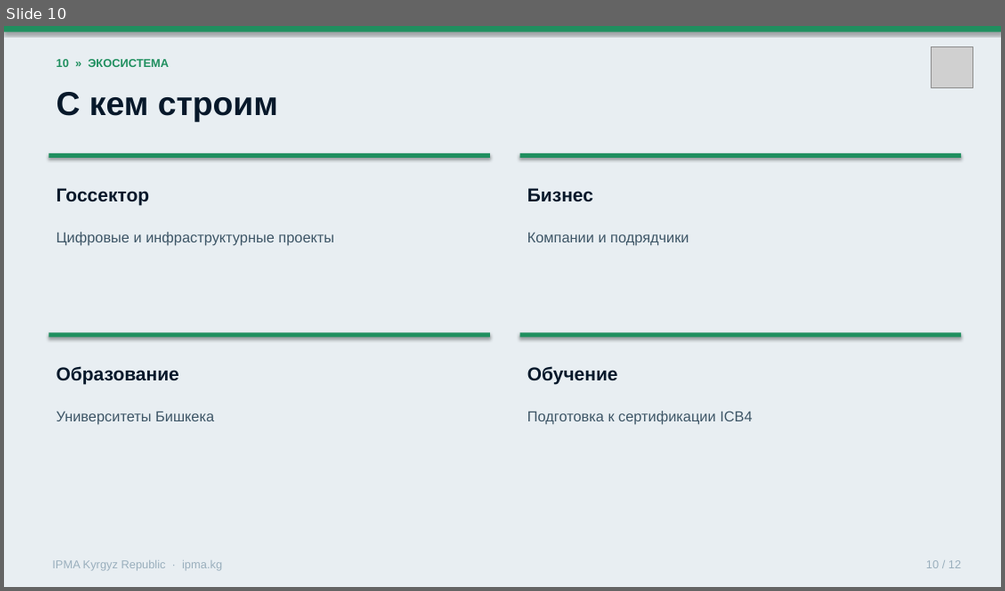
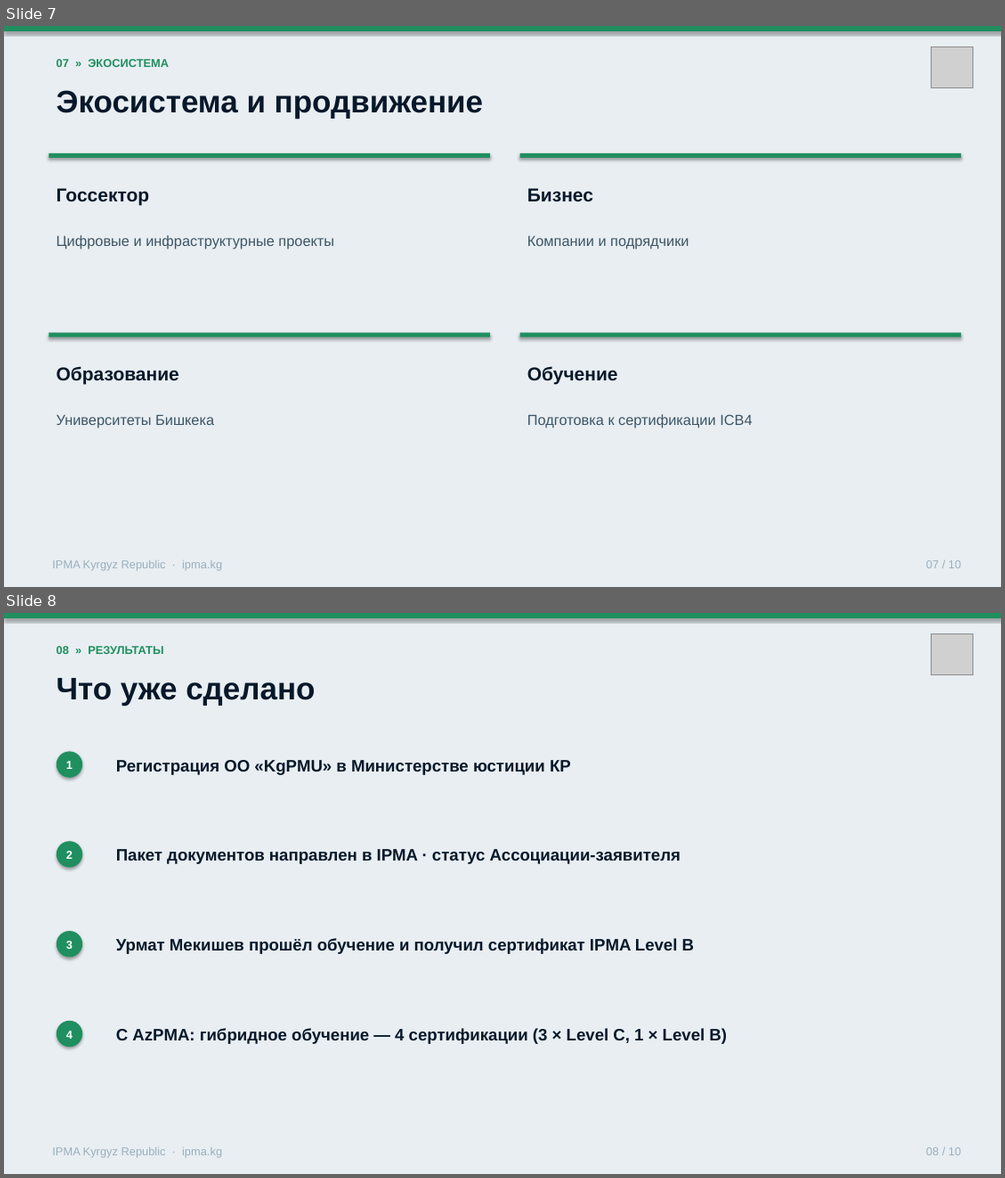
Before and after one commit to umekishev/umekishev, a slide deck: presentations/IPMA_Kyrgyzstan_CoD_Presentation.pptx. Shown one above the other, each under a label of ours: slide 10 before the commit, slides 7 and 8 after it. The pictures are 1005x591 and 1005x1178 pixels, drawn with LibreOffice and Linux fonts; fonts in the diff are those of the drawing; grey boxes stand for pictures. Boxes give left, top, right and bottom in pixels: in the first picture for what was removed or moved away, otherwise in the second. Text is boxed around its words. In the diff, an @@ line names an element or a change of style, - is before the commit and + after.

```diff
--- a/presentations/IPMA_Kyrgyzstan_CoD_Presentation.pptx
+++ b/presentations/IPMA_Kyrgyzstan_CoD_Presentation.pptx
@@ slide 8 added at (x1=4, y1=613, x2=1001, y2=1174), background #FFFFFF @@
@@ rectangle added at (x1=4, y1=613, x2=1001, y2=1174), fill #E8EEF2 @@
@@ rectangle added at (x1=4, y1=613, x2=1001, y2=618), fill #1F8F5F @@
@@ picture added at (x1=931, y1=634, x2=972, y2=675) @@
@@ text added at (x1=57, y1=646, x2=163, y2=654), 11 pt, text #1F8F5F, bold @@
+08 » РЕЗУЛЬТАТЫ
@@ text added at (x1=57, y1=678, x2=315, y2=706), 30 pt, text #07182A, bold @@
+Что уже сделано
@@ ellipse added at (x1=57, y1=751, x2=82, y2=778), fill #1F8F5F @@
@@ text added at (x1=66, y1=761, x2=73, y2=769), 11 pt, text #FFFFFF, bold @@
+1
@@ text added at (x1=116, y1=760, x2=571, y2=775), 16 pt, text #07182A, bold @@
+Регистрация ОО «KgPMU» в Министерстве юстиции КР
@@ ellipse added at (x1=57, y1=841, x2=82, y2=868), fill #1F8F5F @@
@@ text added at (x1=66, y1=851, x2=73, y2=859), 11 pt, text #FFFFFF, bold @@
+2
@@ text added at (x1=116, y1=849, x2=680, y2=864), 16 pt, text #07182A, bold @@
+Пакет документов направлен в IPMA · статус Ассоциации-заявителя
@@ ellipse added at (x1=57, y1=931, x2=82, y2=957), fill #1F8F5F @@
@@ text added at (x1=66, y1=941, x2=73, y2=949), 11 pt, text #FFFFFF, bold @@
+3
@@ text added at (x1=116, y1=938, x2=694, y2=955), 16 pt, text #07182A, bold @@
+Урмат Мекишев прошёл обучение и получил сертификат IPMA Level B
@@ ellipse added at (x1=57, y1=1021, x2=82, y2=1046), fill #1F8F5F @@
@@ text added at (x1=66, y1=1030, x2=73, y2=1038), 11 pt, text #FFFFFF, bold @@
+4
@@ text added at (x1=116, y1=1028, x2=727, y2=1044), 16 pt, text #07182A, bold @@
+С AzPMA: гибридное обучение — 4 сертификации (3 × Level C, 1 × Level B)
@@ text added at (x1=52, y1=1147, x2=222, y2=1158), 11 pt, text #9AAFBD @@
+IPMA Kyrgyz Republic · ipma.kg
@@ text added at (x1=926, y1=1147, x2=961, y2=1155), 11 pt, text #9AAFBD @@
+08 / 10
@@ what was slide 10 is now slide 7 @@
@@ slide 7 changed as well @@
@@ text at (x1=57, y1=59, x2=169, y2=67): text changed @@
-10 » ЭКОСИСТЕМА
+07 » ЭКОСИСТЕМА
@@ text at (x1=57, y1=90, x2=483, y2=119): text changed; size 32 to 30 pt @@
-С кем строим
+Экосистема и продвижение
@@ 4 texts moved together from (x1=57, y1=232, x2=752, y2=425) to (x1=57, y1=235, x2=752, y2=428) @@
@@ text at (x1=926, y1=560, x2=961, y2=568): text changed @@
-10 / 12
+07 / 10
```
Also in this commit, not shown: 4 other slides changed, 4 other slides added, 7 slides removed, 1 other file.
